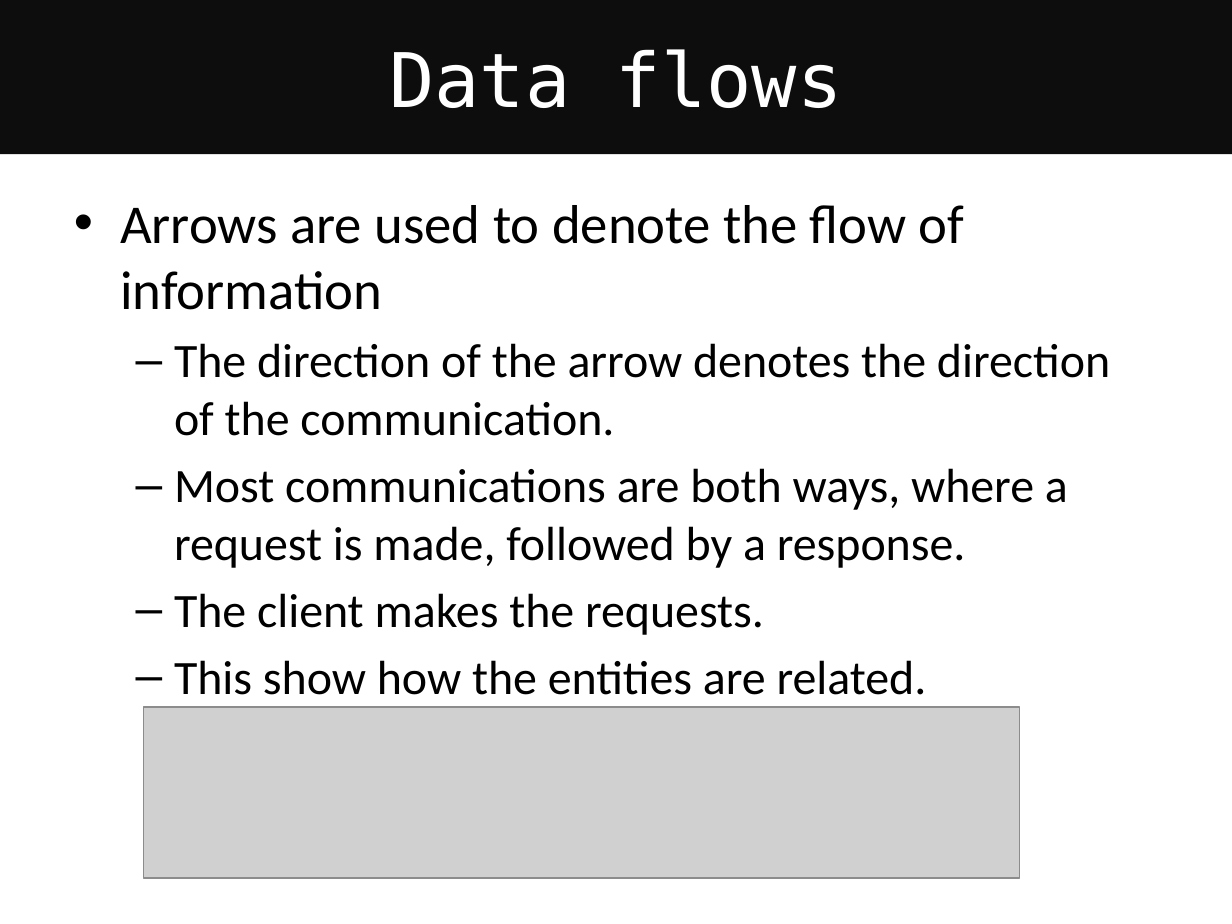
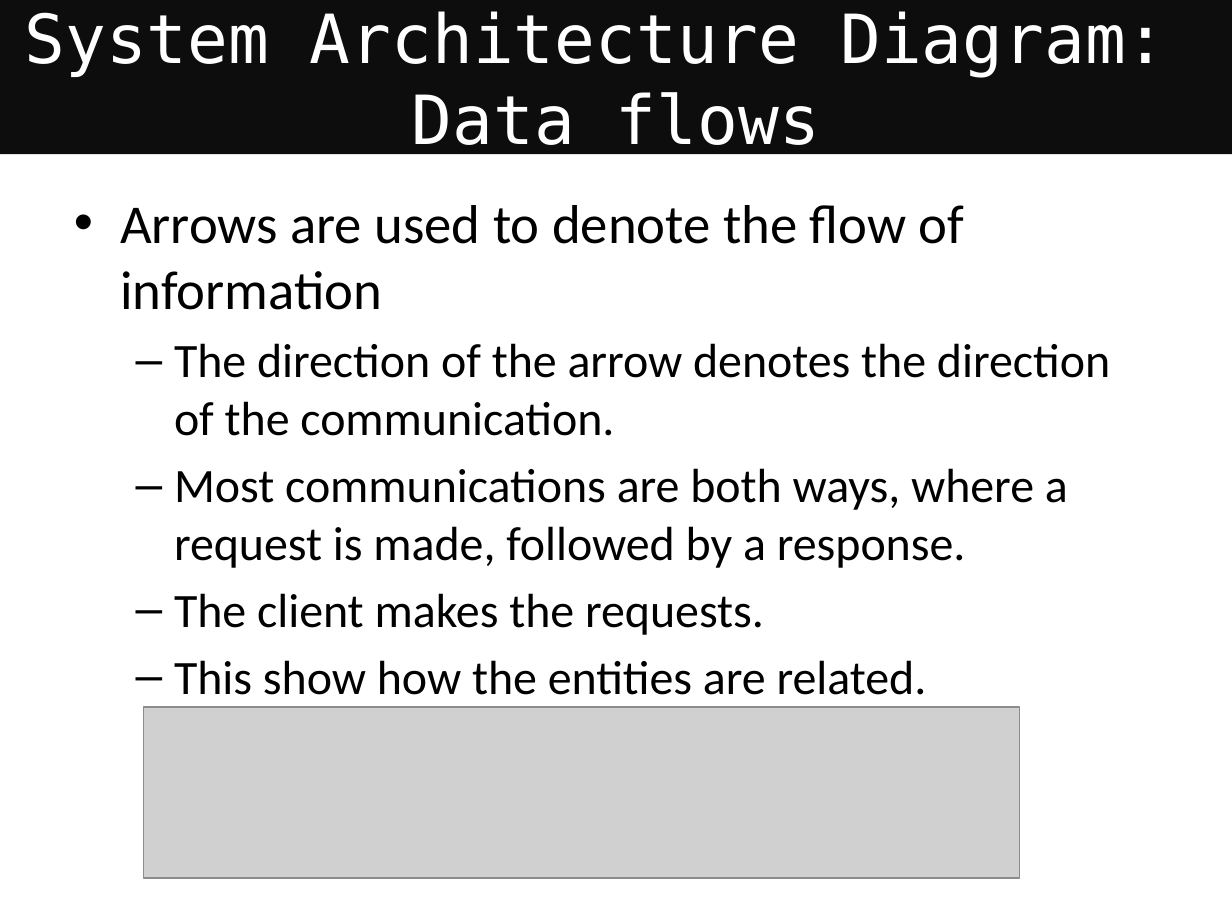
Before and after one commit to neverbiasu/awesome-uofg-msc-cs, a slide deck: slide 51 of materials/semester-2/COMPSCI5012-internet-technology/lectures/L1-IntroSysArchDBInfoArch.pptx (slide 50 before the commit). Drawn at 1232x924 pixels with LibreOffice and Linux fonts; fonts in the diff are those of the drawing; grey boxes stand for pictures. Boxes give left, top, right and bottom in pixels: in the first picture for what was removed or moved away, otherwise in the second. Text is boxed around its words. In the diff, an @@ line names an element or a change of style, - is before the commit and + after.

```diff
--- a/materials/semester-2/COMPSCI5012-internet-technology/lectures/L1-IntroSysArchDBInfoArch.pptx
+++ b/materials/semester-2/COMPSCI5012-internet-technology/lectures/L1-IntroSysArchDBInfoArch.pptx
@@ title at [24, 11, 1166, 159]: text changed; size 44 to 39.6 pt @@
-Data flows
+System Architecture Diagram:
+Data flows
```
Also in this commit, not shown: 10 other slides changed, 2 slides added, 10 other files.
